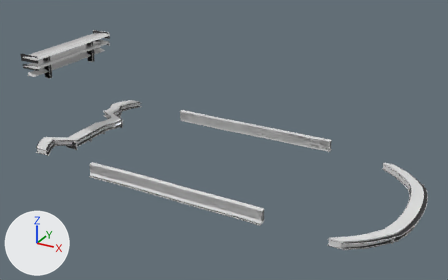
What one commit did to the glTF model veiculos/sketchfab/pecas/sagui/sagui_pecas.glb.
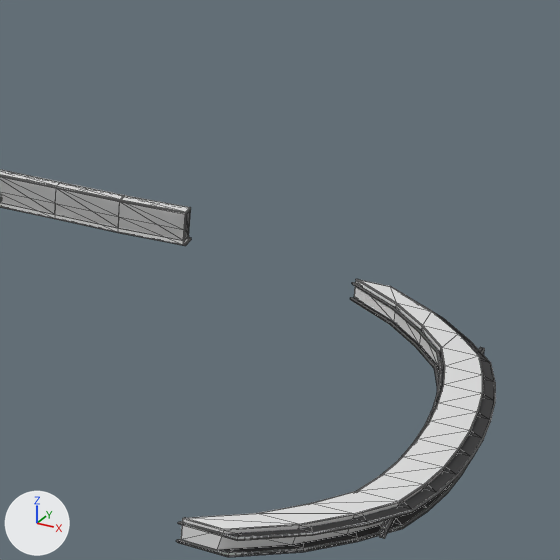
Old and new are each drawn whole from a 50 mm lens placed at (2.644, -4.641, 2.72), pointed at (0.12, -0.051, 0.424) and again close up on the part from 61% to 100% of the width and 27% to 90% of the height. Every picture has the same lights, and +X, +Y and +Z are marked at lower left. The first two pictures are the older version. The close-ups show mesh edges as thin lines.

The first close-up shows 'bumper_front__esportivo', 'bumper_front__lip', 'saia__esportiva', 'saia__lisa'.
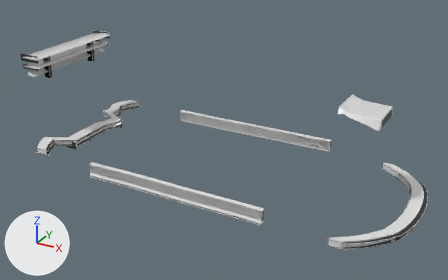
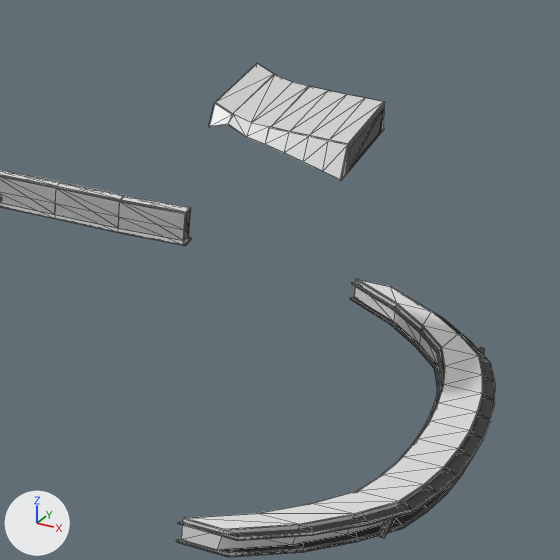
Edits to the bpy script that builds the scene:
```text
Add me_hood__tomada:
    me_hood__tomada.from_pydata(...)  # 184 vertices, 360 faces; spans x 1.22..1.567, y -0.199..0.199, z 0.857..0.989
    # faces by material slot: [348, 12]
    me_hood__tomada.materials.append(mat_pintura_001)  # white #e7e7e7
    me_hood__tomada.materials.append(mat_chassi_003)  # black #2c2c2d
Add ob_hood__tomada:
    ob_hood__tomada = bpy.data.objects.new('hood__tomada', me_hood__tomada)
    ob_hood__tomada.location = (0.0, 0.0, 0.0)
```

Pixel boxes (x1, y1, x2, y2) of what changed, in the close-ups (560 x 560 px):
'hood__tomada', added: after (209, 63, 385, 181)
    faces in mat_pintura_001 (white #e7e7e7): (209, 63, 385, 181)
    faces in mat_chassi_003 (black #2c2c2d): (349, 108, 384, 171)
